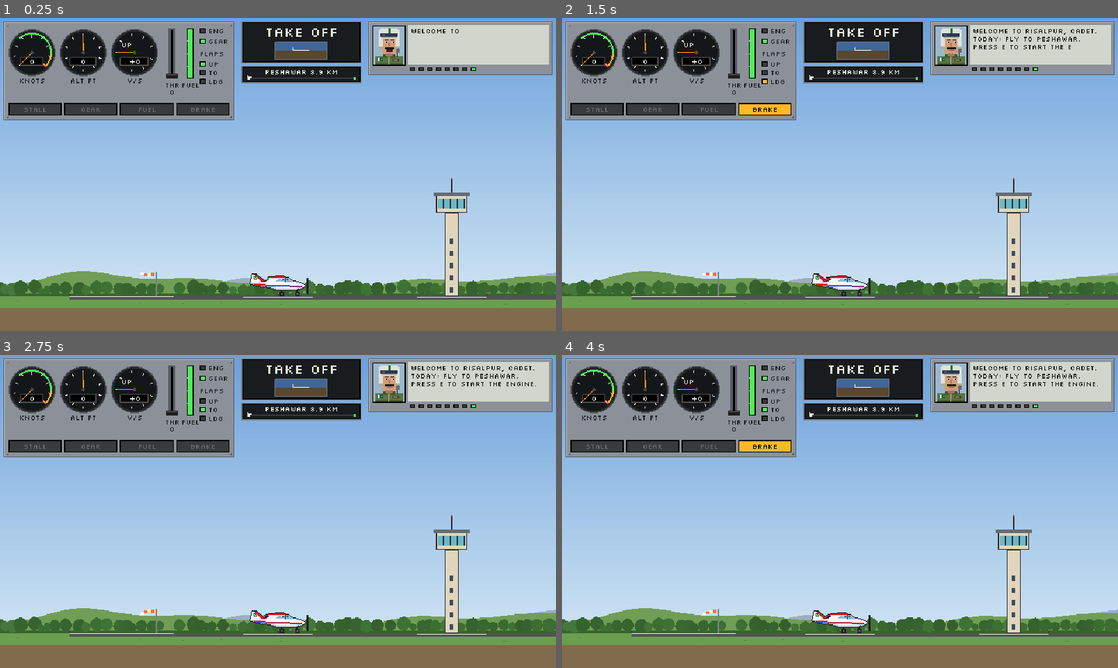
Above: before the commit, frames 1-4 (two rows, left to right).
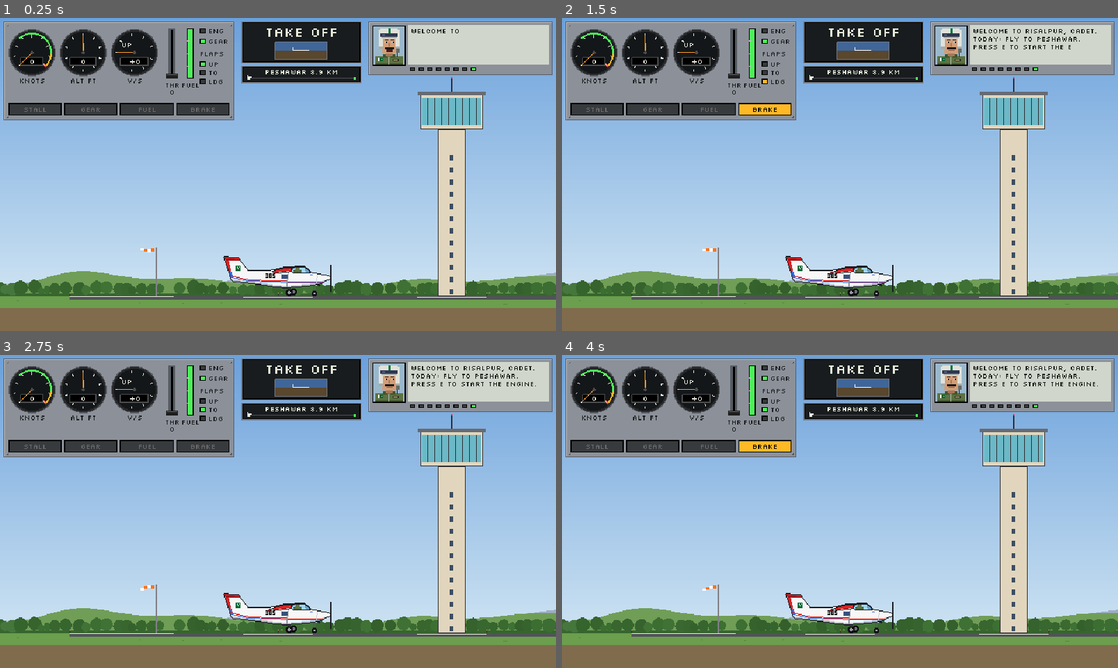
Above: after the commit, the same moments.

Repository: reachrazamair/Shaheen
Game: Godot game, scene res://scenes/main.tscn
Same seed, same stepped clock (60 frames per second), same inputs: the game is played once before the commit and once after it.
Inputs:
- Up to frame 1 (0.25 s): no input
- Up to frame 2 (1.5 s): tap E (engine_toggle) at 0.5 s; hold Left (pitch_up) 0.53-1.28 s; hold E (engine_toggle) 0.53-1.28 s; tap F (flaps_cycle) at 0.77, 1.07 s; hold B (brake) from 1.28 s (still down); tap G (gear_toggle) at 1.35 s
- Up to frame 3 (2.75 s): tap F (flaps_cycle) at 1.52, 1.82 s; tap E (engine_toggle) at 2 s; release B (brake) at 2.03 s; hold Left (pitch_up) from 2.03 s (still down); hold E (engine_toggle) from 2.03 s (still down)
- Up to frame 4 (4 s): release E (engine_toggle) at 2.78 s; tap G (gear_toggle) at 2.85 s; tap F (flaps_cycle) at 3.02, 3.32, 3.77 s; tap E (engine_toggle) at 3.5 s; release Left (pitch_up) at 3.53 s; hold B (brake) from 3.53 s (still down); hold E (engine_toggle) from 3.53 s (still down)

The runs differ from the first frame. In frame 1, 4.6% of the frame differs, in the area x 25-88%, y 18-89%; in frame 2, 4.6%; in frame 3, 4.6%; in frame 4, 4.6%.

Commit message:
Redraw Super Mushshak from the owner's reference art
- Sprite generator traces the reference picture (127x40): swept tail with
  red/blue rudder bands and flag, framed red wing and strut, bubble canopy
  with pilot, '385', cheat lines, pointed spinner
- Tall gear legs with big wheels, twin main wheel and nose-wheel fork
- canvas_items stretch mode + linear filtering on the aircraft so rotation
  and text render cleanly; buildings scaled 2x to match
- Camera low framing keeps the bigger sprite clear of the HUD

Co-Authored-By: Claude Opus 5.5 <noreply@anthropic.com>

Diff:
--- a/data/aircraft/super_mushshak.tres
+++ b/data/aircraft/super_mushshak.tres
@@ -45,14 +45,15 @@
 length_m = 7.0
 height_m = 2.6
 sprite = ExtResource("2_sprite")
-sprite_wheel_bottom_y = 27.0
-sprite_belly_y = 21.0
-sprite_main_gear_x = 37.0
-sprite_nose_gear_x = 55.0
-sprite_prop_center = Vector2(66, 15)
-sprite_prop_radius = 9.0
-sprite_flap_hinge = Vector2(22, 6)
-sprite_flap_length = 5.0
+sprite_wheel_bottom_y = 47.0
+sprite_gear_x = PackedFloat32Array(77, 106)
+sprite_gear_top_y = PackedFloat32Array(37, 34)
+sprite_gear_wheel_size = PackedFloat32Array(8, 6)
+sprite_main_twin_offset = 5.0
+sprite_prop_center = Vector2(124, 26)
+sprite_prop_radius = 15.0
+sprite_flap_hinge = Vector2(57, 20)
+sprite_flap_length = 4.0
 body_color = Color(0.95, 0.95, 0.95, 1)
 stripe_color = Color(0.82, 0.12, 0.12, 1)
 trim_color = Color(0.25, 0.4, 0.8, 1)
--- a/project.godot
+++ b/project.godot
@@ -21,7 +21,7 @@
 window/size/viewport_height=360
 window/size/window_width_override=1280
 window/size/window_height_override=720
-window/stretch/mode="viewport"
+window/stretch/mode="canvas_items"
 window/stretch/scale_mode="integer"
 
 [gui]
--- a/scenes/aircraft/aircraft.gd
+++ b/scenes/aircraft/aircraft.gd
@@ -291,18 +291,24 @@
 	# Sprite top-left so the wheel bottoms (gear down) sit on the node origin.
 	var o := Vector2(-roundf(size.x * 0.5), -data.sprite_wheel_bottom_y)
 	var outline := Color(0.11, 0.12, 0.15)
-	var hub := Color(0.6, 0.62, 0.65)
 
 	# Landing gear, drawn first so it retracts up behind the fuselage.
-	var leg := (data.sprite_wheel_bottom_y - data.sprite_belly_y) * gear_pos
-	if leg > 1.0:
-		for gx in [data.sprite_main_gear_x, data.sprite_nose_gear_x]:
-			var top := o + Vector2(gx, data.sprite_belly_y - 1.0)
-			draw_rect(Rect2(top.x - 1, top.y, 2, leg - 2), outline)
-			var wheel := Rect2(top.x - 2, top.y + leg - 4, 5, 5)
-			draw_rect(wheel, outline)
-			draw_rect(Rect2(wheel.position + Vector2(1, 1), Vector2(3, 3)), Color(0.22, 0.22, 0.24))
-			draw_rect(Rect2(wheel.position + Vector2(2, 2), Vector2(1, 1)), hub)
+	if gear_pos > 0.12:
+		for i in data.sprite_gear_x.size():
+			var is_main := i == 0
+			var gx := data.sprite_gear_x[i]
+			var top_y := data.sprite_gear_top_y[i] - 1.0
+			var r := data.sprite_gear_wheel_size[i] * 0.5
+			# Wheel centre slides from inside the belly (retracted) down to touching the ground.
+			var full := data.sprite_wheel_bottom_y - r
+			var wy := lerpf(top_y - r, full, gear_pos)
+			if is_main and data.sprite_main_twin_offset > 0.0:
+				_draw_wheel(o + Vector2(gx + data.sprite_main_twin_offset, wy - 1), r, true)
+			var leg_w := 2.0 if is_main else 1.0
+			draw_rect(Rect2(o.x + gx - leg_w * 0.5, o.y + top_y, leg_w, wy - top_y), Color(0.32, 0.33, 0.36))
+			if not is_main:   # nose-wheel fork
+				draw_rect(Rect2(o.x + gx - 2, o.y + wy - r - 1, 4, 1), Color(0.32, 0.33, 0.36))
+			_draw_wheel(o + Vector2(gx, wy), r, false)
 
 	draw_texture(data.sprite, o)
 
@@ -323,6 +329,13 @@
 	else:
 		var span := r * absf(cos(_prop_angle))
 		draw_rect(Rect2(pc.x, pc.y - span, 2, span * 2 + 1), outline)
+
+
+## Tyre with a grey hub; the far-side wheel is drawn a little darker.
+func _draw_wheel(c: Vector2, r: float, far: bool) -> void:
+	var tyre := Color(0.07, 0.07, 0.08) if not far else Color(0.04, 0.04, 0.05)
+	draw_circle(c.round(), r, tyre)
+	draw_circle(c.round(), maxf(r * 0.45, 1.0), Color(0.62, 0.64, 0.68) if not far else Color(0.42, 0.43, 0.46))
 
 
 func _draw_placeholder(l: float, h: float) -> void:
--- a/scenes/aircraft/aircraft.tscn
+++ b/scenes/aircraft/aircraft.tscn
@@ -5,4 +5,5 @@
 
 [node name="Aircraft" type="Node2D"]
 script = ExtResource("1_aircraft")
+texture_filter = 2
 data = ExtResource("2_data")
--- a/scenes/flight/follow_camera.gd
+++ b/scenes/flight/follow_camera.gd
@@ -14,12 +14,12 @@
 ## Screen y of the ground line when flying low (360 = bottom edge).
 @export var ground_screen_y := 320.0
 ## Highest the plane may sit on screen when low (just below the HUD panels).
-@export var low_plane_screen_y := 140.0
+@export var low_plane_screen_y := 185.0
 ## Where the plane sits on screen when high.
-@export var high_plane_screen_y := 240.0
+@export var high_plane_screen_y := 250.0
 ## Altitude band (m) over which framing blends from "low" to "high".
-@export var blend_start_m := 55.0
-@export var blend_end_m := 150.0
+@export var blend_start_m := 30.0
+@export var blend_end_m := 120.0
 
 
 func _physics_process(_delta: float) -> void:
--- a/scenes/world/base.gd
+++ b/scenes/world/base.gd
@@ -18,6 +18,9 @@
 @export var hangar_gap_m := 8.0
 @export var hangar_width_m := 36.0
 @export var hangar_height_m := 12.0
+
+## Draw buildings this many times their true size (aircraft sprites are ~2-4x scale).
+@export var building_scale := 2.0
 
 @export_group("Colours")
 @export var window_color := Color(0.24, 0.3, 0.38)
@@ -52,6 +55,12 @@
 	return x * WorldScale.PX_PER_M
 
 
+## Building sizes: metres scaled by building_scale (buildings are drawn larger
+## than true scale to match the ~2x aircraft sprites).
+func s(x: float) -> float:
+	return x * WorldScale.PX_PER_M * building_scale
+
+
 func _draw() -> void:
 	if data == null:
 		return
@@ -59,10 +68,10 @@
 	_draw_tower(m(tower_x_m))
 	var x := m(admin_x_m)
 	_draw_admin(x)
-	x += m(data.admin_block_length_m + 20.0)
+	x += s(data.admin_block_length_m) + m(20.0)
 	for i in data.hangar_count:
 		_draw_hangar(x, i + 1)
-		x += m(hangar_width_m + hangar_gap_m)
+		x += s(hangar_width_m) + m(hangar_gap_m)
 	_draw_windsock(m(windsock_x_m))
 
 
@@ -72,16 +81,16 @@
 
 
 func _draw_admin(x: float) -> void:
-	var floor_h := m(4.5)
-	var w := m(data.admin_block_length_m)
-	var h := floor_h * data.admin_block_floors + m(2.0)
+	var floor_h := s(4.5)
+	var w := s(data.admin_block_length_m)
+	var h := floor_h * data.admin_block_floors + s(2.0)
 	_box(Rect2(x, -h, w, h), data.building_color)
 	draw_rect(Rect2(x, -h, w, 3), data.roof_color)
 	# Window grid; a few windows are lit.
 	var rng := RandomNumberGenerator.new()
 	rng.seed = hash(data.short_name)
 	for f in data.admin_block_floors:
-		var wy := -h + m(2.0) + f * floor_h + 3
+		var wy := -h + s(2.0) + f * floor_h + 3
 		var wx := x + 5.0
 		while wx < x + w - 8:
 			var lit := rng.randf() < 0.15
@@ -93,26 +102,26 @@
 
 
 func _draw_tower(x: float) -> void:
-	var h := m(data.tower_height_m)
-	var shaft_w := m(4.0)
-	var cab_w := m(9.0)
+	var h := s(data.tower_height_m)
+	var shaft_w := s(4.0)
+	var cab_w := s(9.0)
 	_box(Rect2(x - shaft_w * 0.5, -h, shaft_w, h), data.building_color)
 	for y in range(int(-h + 30), -6, 14):
 		draw_rect(Rect2(x - 2, y, 4, 6), window_color)
 	# Cab: wider glass room on top, dark roof, antenna.
-	var cab_y := -h - m(5.0)
-	_box(Rect2(x - cab_w * 0.5, cab_y, cab_w, m(5.0)), data.building_color)
-	draw_rect(Rect2(x - cab_w * 0.5 + 2, cab_y + 4, cab_w - 4, m(5.0) - 9), glass_color)
+	var cab_y := -h - s(5.0)
+	_box(Rect2(x - cab_w * 0.5, cab_y, cab_w, s(5.0)), data.building_color)
+	draw_rect(Rect2(x - cab_w * 0.5 + 2, cab_y + 4, cab_w - 4, s(5.0) - 9), glass_color)
 	for gx in range(int(x - cab_w * 0.5 + 8), int(x + cab_w * 0.5 - 2), 8):
-		draw_rect(Rect2(gx, cab_y + 4, 1, m(5.0) - 9), outline_color)
+		draw_rect(Rect2(gx, cab_y + 4, 1, s(5.0) - 9), outline_color)
 	draw_rect(Rect2(x - cab_w * 0.5 - 3, cab_y - 3, cab_w + 6, 4), data.roof_color)
 	draw_rect(Rect2(x - 1, cab_y - 18, 2, 15), outline_color)
 	draw_rect(Rect2(x - 1, cab_y - 20, 2, 2), Color(1, 0.2, 0.2))
 
 
 func _draw_hangar(x: float, number: int) -> void:
-	var w := m(hangar_width_m)
-	var h := m(hangar_height_m)
+	var w := s(hangar_width_m)
+	var h := s(hangar_height_m)
 	# Body plus a low arched roof.
 	_box(Rect2(x, -h, w, h), data.hangar_color)
 	var arch := PackedVector2Array()
@@ -144,7 +153,7 @@
 
 
 func _draw_windsock(x: float) -> void:
-	var top := Vector2(x, -m(7.0))
+	var top := Vector2(x, -s(7.0))
 	draw_rect(Rect2(x - 1, top.y, 2, -top.y), Color(0.5, 0.5, 0.52))
 	# Sock streams to the left (wind from the right, i.e. a headwind for takeoff).
 	var seg := 4
--- a/scripts/data/aircraft_data.gd
+++ b/scripts/data/aircraft_data.gd
@@ -114,15 +114,18 @@
 ## Sprite-pixel coordinates (from the sprite's top-left):
 ## y where the wheel bottoms sit when the gear is down (= the ground line).
 @export var sprite_wheel_bottom_y := 27.0
-## y of the fuselage underside where the gear legs attach.
-@export var sprite_belly_y := 21.0
-@export var sprite_main_gear_x := 37.0
-@export var sprite_nose_gear_x := 55.0
-@export var sprite_prop_center := Vector2(66, 15)
-@export var sprite_prop_radius := 9.0
+## One entry per gear leg (main first, then nose): x, where the leg leaves the
+## fuselage (y), and wheel diameter in px.
+@export var sprite_gear_x := PackedFloat32Array([77, 106])
+@export var sprite_gear_top_y := PackedFloat32Array([37, 34])
+@export var sprite_gear_wheel_size := PackedFloat32Array([8, 6])
+## Second (far-side) main wheel drawn this many px behind the first; 0 = none.
+@export var sprite_main_twin_offset := 5.0
+@export var sprite_prop_center := Vector2(124, 26)
+@export var sprite_prop_radius := 15.0
 ## Wing trailing edge, where the flap hangs from.
-@export var sprite_flap_hinge := Vector2(22, 6)
-@export var sprite_flap_length := 5.0
+@export var sprite_flap_hinge := Vector2(57, 20)
+@export var sprite_flap_length := 4.0
 @export var body_color := Color(0.95, 0.95, 0.95)
 @export var stripe_color := Color(0.82, 0.12, 0.12)
 @export var trim_color := Color(0.25, 0.4, 0.8)
--- a/tools/make_mushshak_sprite.gd
+++ b/tools/make_mushshak_sprite.gd
@@ -1,137 +1,229 @@
 extends SceneTree
-## Generates assets/sprites/super_mushshak.png: a side-view pixel-art Super
-## Mushshak in PAF trainer colours (white, red and blue cheat lines, red wing
-## top and fin band, Pakistan flag on the fin). Shapes are polygons on a
-## 64x22 pixel grid, rasterised at pixel centres, then given a 1 px dark
-## outline. Landing gear, propeller and flaps are NOT in the sprite: the
-## Aircraft script draws and animates them (positions are in AircraftData).
+## Generates assets/sprites/super_mushshak.png from the owner's reference art
+## (docs/reference/super_mushshak_livery_reference.png).
+##
+## Every shape below is traced in the REFERENCE image's pixel coordinates
+## (807x356 image, plane nose to the right) and scaled down by SCALE into the
+## sprite, then rasterised at pixel centres and given a 1 px dark outline.
+## To adjust the look, compare a point with the reference image and nudge it.
+##
+## Landing gear (legs + wheels) and the propeller are NOT in the sprite: the
+## Aircraft script draws and animates them at positions in AircraftData.
 ##
 ## Run from the project root:
-##   godot_console --headless --path . -s tools/make_mushshak_sprite.gd
-## The PNG can later be hand-edited or replaced in a pixel-art editor.
-
-const W := 64
-const H := 22
+##   godot_console --headless --path . -s tools/make_mushshak_sprite.gd [-- preview.png]
+
 const OUT := "res://assets/sprites/super_mushshak.png"
-const PREVIEW_SCALE := 8
-
-const OUTLINE := Color(0.11, 0.12, 0.15)
+## Reference pixels per sprite pixel.
+const SCALE := 6.0
+## Reference-image point that maps to sprite pixel (1, 1) (leaves room for the outline).
+const ORIGIN := Vector2(40, 35)
+const W := 127
+const H := 40
+const PREVIEW_SCALE := 6
+
+const OUTLINE := Color(0.1, 0.11, 0.14)
 const WHITE := Color(0.97, 0.97, 0.97)
-const SHADE := Color(0.78, 0.8, 0.84)
-const RED := Color(0.85, 0.12, 0.12)
-const BLUE := Color(0.2, 0.36, 0.78)
-const GLASS := Color(0.5, 0.74, 0.9)
-const GLASS_HI := Color(0.82, 0.93, 1.0)
-const GREEN := Color(0.0, 0.4, 0.2)
-const HELMET := Color(0.32, 0.4, 0.25)
+const SHADE := Color(0.8, 0.82, 0.86)
+const SHADE_DARK := Color(0.66, 0.68, 0.73)
+const RED := Color(0.86, 0.13, 0.13)
+const RED_DARK := Color(0.62, 0.08, 0.1)
+const BLUE := Color(0.24, 0.42, 0.85)
+const GLASS := Color(0.62, 0.84, 0.95)
+const GLASS_HI := Color(0.88, 0.97, 1.0)
+const GLASS_DARK := Color(0.4, 0.62, 0.78)
+const WINDOW := Color(0.22, 0.32, 0.48)
+const FLAG_GREEN := Color(0.0, 0.4, 0.2)
+const SUIT := Color(0.3, 0.4, 0.24)
+const HELMET := Color(0.38, 0.46, 0.3)
 const GREY := Color(0.55, 0.57, 0.6)
-
-var grid := {}   # Vector2i -> Color
+const BLACK := Color(0.08, 0.08, 0.09)
+const NAV_GREEN := Color(0.2, 0.9, 0.3)
+
+var img: Image
 
 
 func _init() -> void:
-	var fuselage := _poly([[3, 10], [19, 8.5], [23, 6], [33, 6], [47, 8], [55, 10], [60, 12], [62, 14],
-			[60, 17], [52, 19], [32, 19], [22, 16], [3, 13]])
-	var stab := _poly([[0, 10], [13, 10], [13, 12], [0, 12]])
-	var fin := _poly([[1, 11], [2, 1], [7, 1], [18, 10]])
-	var fin_band := _poly([[5, 1], [7.5, 1], [18.5, 10.5], [14, 10.5]])
-	var wing := _poly([[21, 4], [37, 3], [41, 4], [39, 6], [21, 6]])
-	var canopy := _poly([[30, 9], [34, 5], [44, 5], [50, 10]])
-	var spinner := _poly([[60, 11.5], [64, 14], [60, 16.5]])
-
-	_fill(fuselage, WHITE)
-	# Shade the belly (pixels whose lower neighbour is outside the fuselage).
-	for p in grid.keys():
-		if not _inside(fuselage, p + Vector2i(0, 1)) or not _inside(fuselage, p + Vector2i(0, 2)):
-			grid[p] = SHADE
-	_line_in(fuselage, Vector2(4, 12), Vector2(60, 14), RED)
-	_line_in(fuselage, Vector2(4, 13), Vector2(60, 15), BLUE)
-	_fill(stab, SHADE)
-	_fill(fin, WHITE)
-	_fill(fin_band, RED, fin)
-	# Pakistan flag on the fin: white hoist band, green field, white crescent and star.
-	for y in range(3, 7):
-		grid[Vector2i(3, y)] = WHITE
-		for x in range(4, 8):
-			grid[Vector2i(x, y)] = GREEN
-	for p in [Vector2i(5, 4), Vector2i(5, 5), Vector2i(6, 5), Vector2i(7, 4)]:
-		grid[p] = WHITE
+	img = Image.create(W, H, false, Image.FORMAT_RGBA8)
+	img.fill(Color(0, 0, 0, 0))
+
+	# Fuselage + fin + tailplane as one silhouette.
+	var body := _ref([[48, 42], [150, 50], [153, 62], [215, 140], [300, 138], [385, 133],
+			[505, 132], [640, 150], [700, 160], [745, 170], [765, 180], [760, 196],
+			[720, 222], [640, 236], [540, 246], [470, 250], [400, 245], [300, 229],
+			[200, 216], [130, 209], [100, 205]])
+	_fill(body, WHITE)
+	# Belly shading: bottom two rows of the body.
+	for y in H:
+		for x in W:
+			if _in(body, x, y) and not _in(body, x, y + 1):
+				_px(x, y, SHADE_DARK)
+			elif _in(body, x, y) and not _in(body, x, y + 2):
+				_px(x, y, SHADE)
+
+	# Tailplane on top of the fin: red top, darker red below.
+	_fill(_ref([[48, 42], [150, 50], [152, 57], [52, 54]]), RED, body)
+	_fill(_ref([[52, 54], [152, 57], [153, 62], [60, 64]]), RED_DARK, body)
+
+	# Rudder bands: red down the trailing edge, then blue, sweeping into the cheat lines.
+	_fill(_ref([[52, 64], [78, 66], [96, 140], [72, 146]]), RED, body)
+	_fill(_ref([[72, 146], [96, 140], [112, 182], [86, 190]]), BLUE, body)
+
+	# Cheat lines: red over blue from the rudder to the nose.
+	_polyline_in(body, [[86, 168], [200, 196], [350, 206], [520, 210], [725, 213]], RED)
+	_polyline_in(body, [[92, 180], [200, 203], [350, 213], [520, 217], [720, 220]], BLUE)
+
+	# Pakistan flag on the fin: white hoist, green field, crescent and star.
+	_rect_ref(Rect2(116, 103, 8, 34), WHITE)
+	_rect_ref(Rect2(124, 103, 38, 34), FLAG_GREEN)
+	for p in [Vector2i(17, 13), Vector2i(17, 14), Vector2i(18, 15), Vector2i(19, 13)]:
+		_px(p.x, p.y, WHITE)
+
+	# "385" in big black digits.
+	_digits(Vector2i(50, 21), "385")
+
+	# Rear cabin window.
+	_rect_ref(Rect2(440, 158, 42, 30), WINDOW)
+	var wp := _t(Vector2(442, 160))
+	_px(int(wp.x), int(wp.y), GLASS)
+
+	# High wing, seen slightly from below: red top surface, white underside.
+	var wing := _ref([[372, 138], [468, 112], [518, 116], [510, 144], [392, 158]])
+	_fill(wing, RED)
+	_fill(_ref([[392, 150], [512, 136], [512, 146], [392, 160]]), WHITE, wing)
+	_frame(wing)
+	var nav := _t(Vector2(500, 126))
+	_px(int(nav.x), int(nav.y), NAV_GREEN)
+	# Wing strut down to the fuselage, by the main gear.
+	_line(_t(Vector2(490, 150)), _t(Vector2(478, 246)), GREY)
+
+	# Bubble canopy with the pilot (green helmet and flight suit).
+	var canopy := _ref([[506, 136], [522, 112], [560, 104], [600, 108], [632, 130],
+			[646, 152], [520, 152]])
 	_fill(canopy, GLASS)
-	for p in [Vector2i(36, 6), Vector2i(35, 7), Vector2i(45, 6), Vector2i(46, 7)]:
-		grid[p] = GLASS_HI
-	for p in [Vector2i(37, 6), Vector2i(38, 6), Vector2i(37, 7), Vector2i(38, 7),
-			Vector2i(42, 6), Vector2i(43, 6), Vector2i(42, 7), Vector2i(43, 7)]:
-		grid[p] = HELMET            # instructor and student helmets
-	for y in range(5, 10):
-		grid[Vector2i(40, y)] = OUTLINE   # canopy frame
-	_fill(wing, WHITE)
-	for p in grid.keys():
-		if _inside(wing, p) and p.y <= 4:
-			grid[p] = RED                 # red wing top, as on the real trainer
-	_fill(spinner, WHITE)
-	grid[Vector2i(63, 14)] = GREY
-	grid[Vector2i(55, 17)] = OUTLINE      # exhaust
-
-	# 1 px outline around the whole silhouette, on a canvas with a 1 px margin.
-	var img := Image.create(W + 2, H + 2, false, Image.FORMAT_RGBA8)
-	img.fill(Color(0, 0, 0, 0))
-	for p in grid:
-		img.set_pixel(p.x + 1, p.y + 1, grid[p])
-	var outline := []
-	for y in img.get_height():
-		for x in img.get_width():
+	_fill(_ref([[528, 134], [578, 134], [580, 152], [526, 152]]), SUIT, canopy)
+	_fill(_ref([[540, 116], [566, 116], [568, 136], [538, 136]]), HELMET, canopy)
+	_fill(_ref([[600, 112], [628, 132], [640, 150], [612, 150]]), GLASS_DARK, canopy)
+	for p in [Vector2(530, 118), Vector2(578, 108)]:
+		var q := _t(p)
+		_px(int(q.x), int(q.y), GLASS_HI)
+	_frame(canopy)
+
+	# Nose: small blue "PAC" mark and a cowling panel line; white spinner.
+	_rect_ref(Rect2(638, 160, 22, 5), BLUE)
+	_line(_t(Vector2(690, 162)), _t(Vector2(684, 226)), SHADE)
+	_fill(_ref([[745, 168], [770, 175], [784, 185], [770, 195], [745, 201]]), WHITE)
+	var tip := _t(Vector2(782, 185))
+	_px(int(tip.x), int(tip.y), GREY)
+	var ex := _t(Vector2(700, 236))
+	_px(int(ex.x), int(ex.y), OUTLINE)   # exhaust
+
+	_outline()
+	var err := img.save_png(OUT)
+	print("saved ", OUT, " ", img.get_size(), " err=", err)
+	var args := OS.get_cmdline_user_args()
+	if not args.is_empty():
+		var big := img.duplicate()
+		big.resize(W * PREVIEW_SCALE, H * PREVIEW_SCALE, Image.INTERPOLATE_NEAREST)
+		big.save_png(args[0])
+	quit()
+
+
+# --- Helpers: reference coords -> sprite pixels ---
+
+func _t(p: Vector2) -> Vector2:
+	return (p - ORIGIN) / SCALE + Vector2(1, 1)
+
+
+func _ref(pts: Array) -> PackedVector2Array:
+	var out := PackedVector2Array()
+	for p in pts:
+		out.append(_t(Vector2(p[0], p[1])))
+	return out
+
+
+func _in(poly: PackedVector2Array, x: int, y: int) -> bool:
+	return Geometry2D.is_point_in_polygon(Vector2(x + 0.5, y + 0.5), poly)
+
+
+func _px(x: int, y: int, c: Color) -> void:
+	if x >= 0 and y >= 0 and x < W and y < H:
+		img.set_pixel(x, y, c)
+
+
+func _fill(poly: PackedVector2Array, c: Color, clip := PackedVector2Array()) -> void:
+	for y in H:
+		for x in W:
+			if _in(poly, x, y) and (clip.is_empty() or _in(clip, x, y)):
+				_px(x, y, c)
+
+
+func _rect_ref(r: Rect2, c: Color) -> void:
+	var a := _t(r.position)
+	var b := _t(r.end)
+	for y in range(roundi(a.y), maxi(roundi(b.y), roundi(a.y) + 1)):
+		for x in range(roundi(a.x), maxi(roundi(b.x), roundi(a.x) + 1)):
+			_px(x, y, c)
+
+
+func _line(a: Vector2, b: Vector2, c: Color, clip := PackedVector2Array()) -> void:
+	var n := int(ceilf(maxf(absf(b.x - a.x), absf(b.y - a.y))))
+	for i in n + 1:
+		var p := a.lerp(b, float(i) / maxf(n, 1))
+		var x := int(floorf(p.x))
+		var y := int(floorf(p.y))
+		if clip.is_empty() or _in(clip, x, y):
+			_px(x, y, c)
+
+
+func _polyline_in(clip: PackedVector2Array, pts: Array, c: Color) -> void:
+	for i in pts.size() - 1:
+		_line(_t(Vector2(pts[i][0], pts[i][1])), _t(Vector2(pts[i + 1][0], pts[i + 1][1])), c, clip)
+
+
+## Dark frame on the inside edge of a shape (separates wing/canopy from the body).
+func _frame(poly: PackedVector2Array) -> void:
+	var edge := []
+	for y in H:
+		for x in W:
+			if not _in(poly, x, y):
+				continue
+			for d in [Vector2i(1, 0), Vector2i(-1, 0), Vector2i(0, 1), Vector2i(0, -1)]:
+				if not _in(poly, x + d.x, y + d.y):
+					edge.append(Vector2i(x, y))
+					break
+	for e in edge:
+		_px(e.x, e.y, OUTLINE)
+
+
+## 3x5 pixel digits.
+func _digits(at: Vector2i, s: String) -> void:
+	var font := {
+		"3": ["111", "001", "111", "001", "111"],
+		"8": ["111", "101", "111", "101", "111"],
+		"5": ["111", "100", "111", "001", "111"],
+	}
+	var x := at.x
+	for ch in s:
+		var rows: Array = font[ch]
+		for r in rows.size():
+			for c in 3:
+				if rows[r][c] == "1":
+					_px(x + c, at.y + r, BLACK)
+		x += 4
+
+
+## 1 px dark outline around the silhouette.
+func _outline() -> void:
+	var edge := []
+	for y in H:
+		for x in W:
 			if img.get_pixel(x, y).a > 0.0:
 				continue
 			for d in [Vector2i(1, 0), Vector2i(-1, 0), Vector2i(0, 1), Vector2i(0, -1)]:
 				var q: Vector2i = Vector2i(x, y) + d
-				if q.x >= 0 and q.y >= 0 and q.x < img.get_width() and q.y < img.get_height() \
-						and img.get_pixel(q.x, q.y).a > 0.0:
-					outline.append(Vector2i(x, y))
+				if q.x >= 0 and q.y >= 0 and q.x < W and q.y < H and img.get_pixel(q.x, q.y).a > 0.0:
+					edge.append(Vector2i(x, y))
 					break
-	for p in outline:
+	for p in edge:
 		img.set_pixel(p.x, p.y, OUTLINE)
-
-	DirAccess.make_dir_recursive_absolute(ProjectSettings.globalize_path("res://assets/sprites"))
-	var err := img.save_png(OUT)
-	print("saved ", OUT, " ", img.get_size(), " err=", err)
-	var args := OS.get_cmdline_user_args()
-	if not args.is_empty():   # optional enlarged preview: -- <path.png>
-		var big := img.duplicate()
-		big.resize(img.get_width() * PREVIEW_SCALE, img.get_height() * PREVIEW_SCALE, Image.INTERPOLATE_NEAREST)
-		big.save_png(args[0])
-	quit()
-
-
-func _poly(pts: Array) -> PackedVector2Array:
-	var out := PackedVector2Array()
-	for p in pts:
-		out.append(Vector2(p[0], p[1]))
-	return out
-
-
-func _inside(poly: PackedVector2Array, p: Vector2i) -> bool:
-	return Geometry2D.is_point_in_polygon(Vector2(p) + Vector2(0.5, 0.5), poly)
-
-
-func _fill(poly: PackedVector2Array, col: Color, clip := PackedVector2Array()) -> void:
-	for y in H:
-		for x in W:
-			var p := Vector2i(x, y)
-			if _inside(poly, p) and (clip.is_empty() or _inside(clip, p)):
-				grid[p] = col
-
-
-func _line(a: Vector2, b: Vector2, col: Color) -> void:
-	var n := int(maxf(absf(b.x - a.x), absf(b.y - a.y)))
-	for i in n + 1:
-		var p := a.lerp(b, float(i) / maxf(n, 1))
-		grid[Vector2i(roundi(p.x), roundi(p.y))] = col
-
-
-func _line_in(clip: PackedVector2Array, a: Vector2, b: Vector2, col: Color) -> void:
-	var n := int(maxf(absf(b.x - a.x), absf(b.y - a.y)))
-	for i in n + 1:
-		var p := a.lerp(b, float(i) / maxf(n, 1))
-		var q := Vector2i(roundi(p.x), roundi(p.y))
-		if _inside(clip, q):
-			grid[q] = col
Binary file changed: assets/sprites/super_mushshak.png
Not shown, changed: CLAUDE.md
